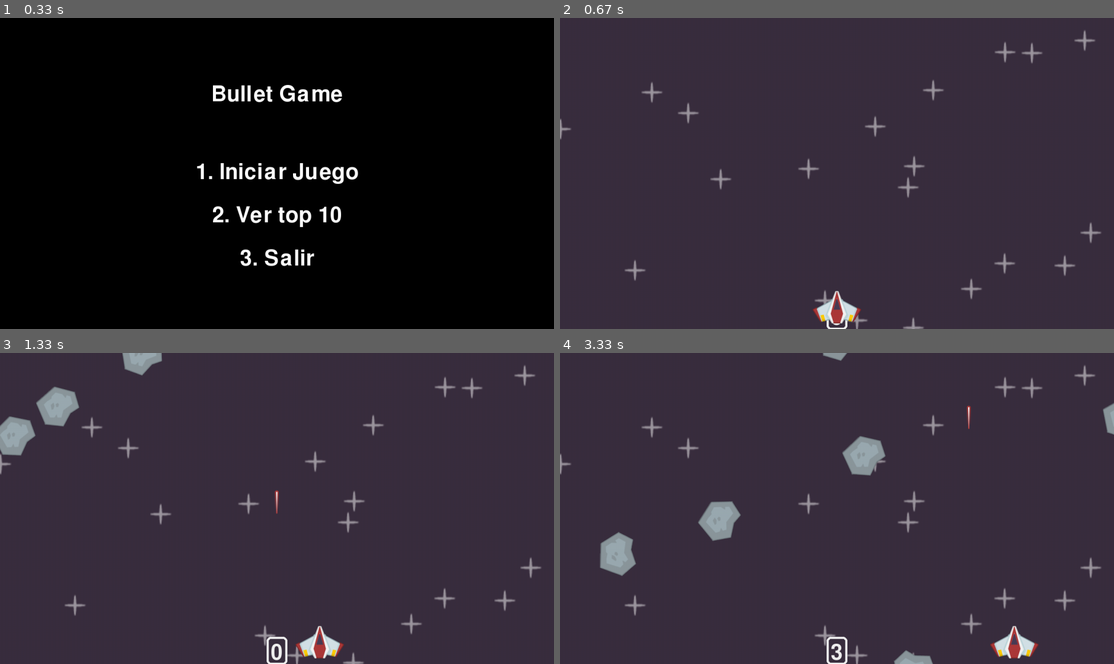
Above: before the commit, frames 1-4 (two rows, left to right).
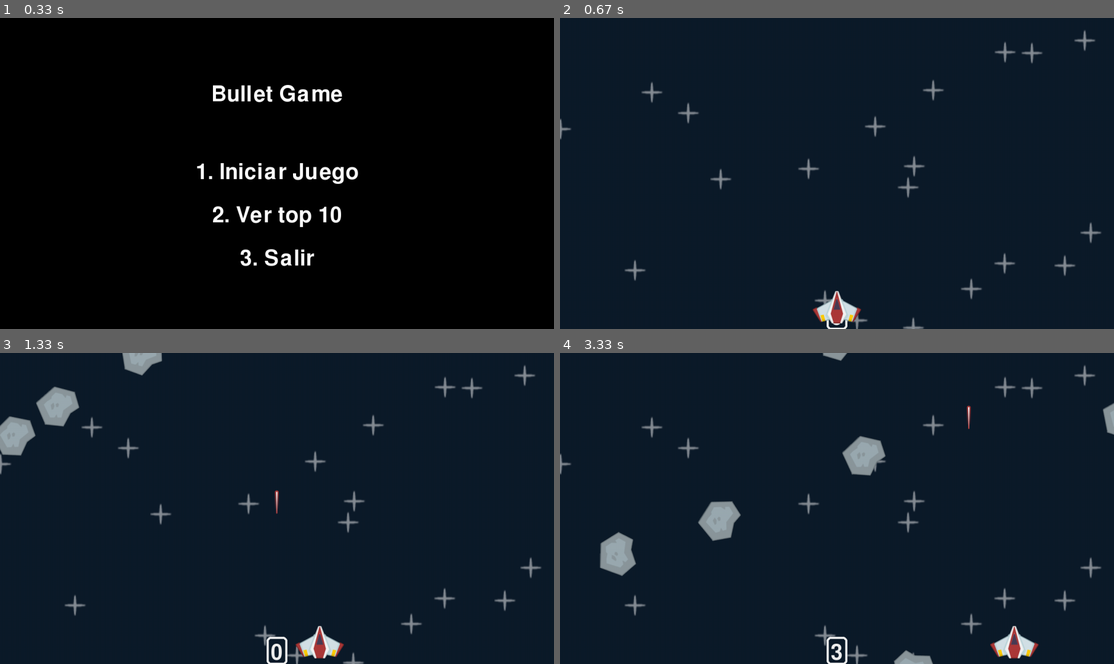
Above: after the commit, the same moments.

Repository: johanrendon/pygame-kodland
Game: pygame game, started from src/game.py
The game is run twice, just before and just after one commit, with the same random seed, the same clock (stepped at 60 frames per second) and the same inputs.
Inputs:
- Up to frame 1 (0.33 s): no input
- Up to frame 2 (0.67 s): tap 1 at 0.33 s
- Up to frame 3 (1.33 s): tap Space at 0.67, 1.07 s; hold Right from 1 s (still down)
- Up to frame 4 (3.33 s): tap Space at 1.37, 1.57, 1.9, 2.2, 2.4, 2.7, 2.97, 3.3 s; release Right at 1.47 s; hold Up 1.5-1.8 s; hold Right 1.83-2.3 s; hold Right 2.33-2.87 s; hold Down 2.9-3.2 s; hold Left from 3.23 s (still down)

Frame 1 is identical in both runs. In frame 2, 99% of the frame differs, in the area x 0-100%, y 0-100%; in frame 3, 97%; in frame 4, 97%.

Commit message:
final commit

Diff:
--- a/src/game.py
+++ b/src/game.py
@@ -155,7 +155,7 @@
             self._collisions()
 
             # draw the game
-            self.display_surface.fill("#3a2e3f")
+            self.display_surface.fill("#0d1b2a")
             self._display_score()
             self.all_sprites.draw(self.display_surface)
 
@@ -164,6 +164,7 @@
         self._menu_game_over()
 
     def _menu_game_over(self) -> None:
+        self._save_scores()
         menu = True
         while menu:
             self.display_surface.fill("black")
--- a/src/scores.json
+++ b/src/scores.json
@@ -1 +1 @@
-[13, 9, 5, 5, 1]
+[13, 13, 12, 9, 7, 6, 6, 5, 5, 3]
Not shown, changed: README.md
